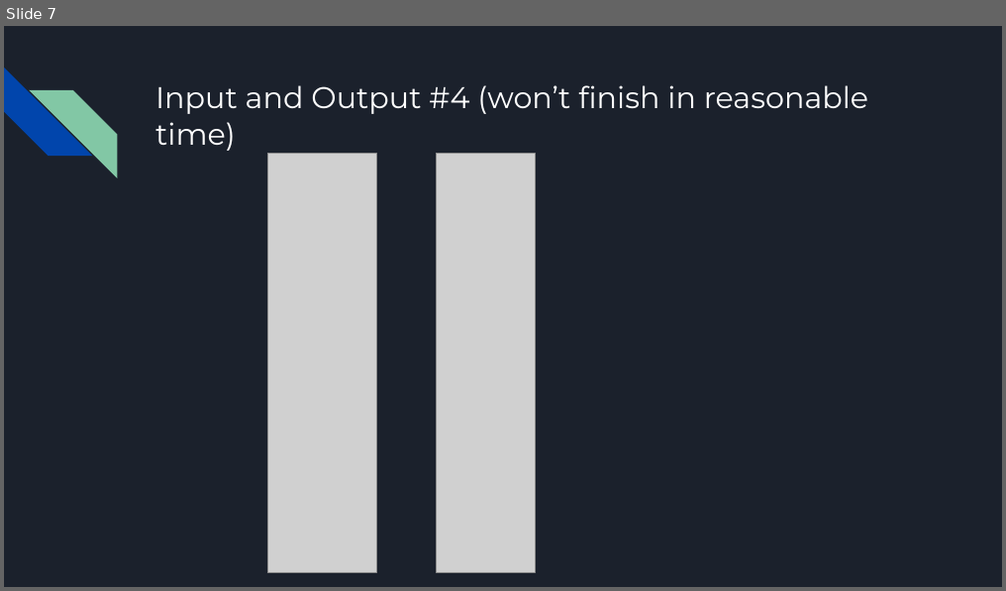
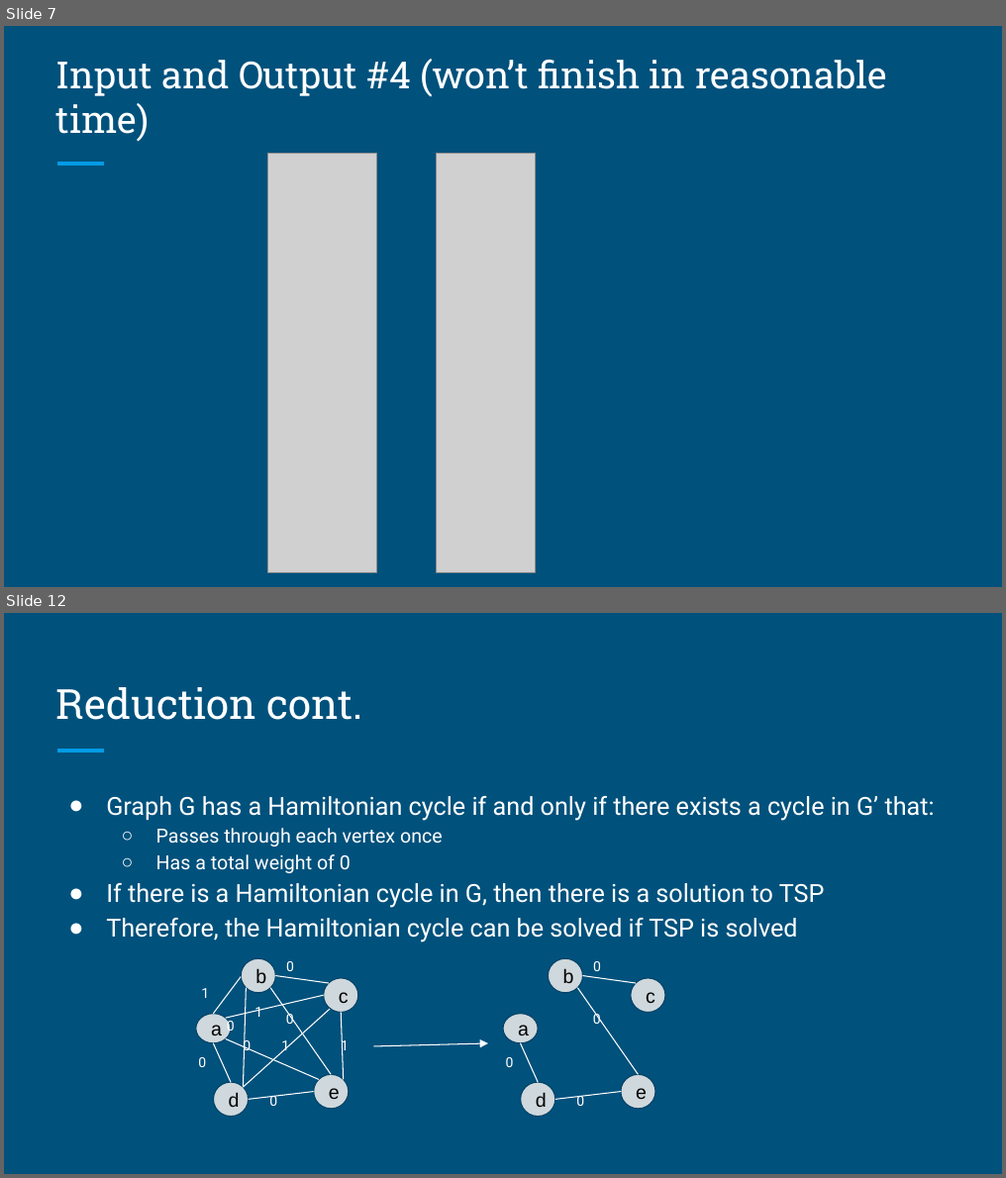
Before and after one commit to yehunj/np-project, a slide deck: presentations/Problem Presentation.pptx. Shown one above the other, each under a label of ours: slide 7 before the commit, slides 7 and 12 after it; the slides between them are not shown. The pictures are 1006x591 and 1006x1178 pixels, drawn with LibreOffice and Linux fonts; fonts in the diff are those of the drawing; grey boxes stand for pictures. Boxes give left, top, right and bottom in pixels: in the first picture for what was removed or moved away, otherwise in the second. Text is boxed around its words. In the diff, an @@ line names an element or a change of style, - is before the commit and + after.

```diff
--- a/presentations/Problem Presentation.pptx
+++ b/presentations/Problem Presentation.pptx
@@ slide 12 added at (4,613,1002,1174), background #00517C; not listed: 1 template element that a slide beside it also shows @@
@@ title added at (56,687,362,720), 30 pt, text #FFFFFF @@
+Reduction cont.
@@ text added at (106,796,935,943), 18 pt, text #FFFFFF @@
+● Graph G has a Hamiltonian cycle if and only if there exists a cycle in G’ that:
+  ○ Passes through each vertex once
+  ○ Has a total weight of 0
+● If there is a Hamiltonian cycle in G, then there is a solution to TSP
+● Therefore, the Hamiltonian cycle can be solved if TSP is solved
@@ group added at (196,959,665,1116): 14 lines, 14 texts, 10 ellipses, 1 arrow @@
+a
+b
+c
+d
+e
+1
+1
+1
+1
+0
+0
+0
+0
+0
+0
+a
+b
+c
+d
+e
+0
+0
+0
+0
@@ slide 7 changed as well @@
@@ background #1B212C to #00517C @@
@@ diag stripe removed at (4,68,92,156) @@
@@ title "Input and Output #4 (won’t ...": place and size @@
-title "Input and Output #4 (won’t ..." at (155,85,868,151)
+title "Input and Output #4 (won’t ..." at (56,59,887,142)
@@ title "Input and Output #4 (won’t ..." at (56,59,887,142): size 21.6 to 27 pt, font Montserrat to Roboto Slab; vertical alignment top to bottom @@
@@ diag stripe removed at (29,90,117,177) @@
@@ line added from (57, 164) to (104, 164), #039BE5 3 pt @@
```
Also in this commit, not shown: 10 other slides changed, 9 other slides added, 2 slides removed, 2 other files.
